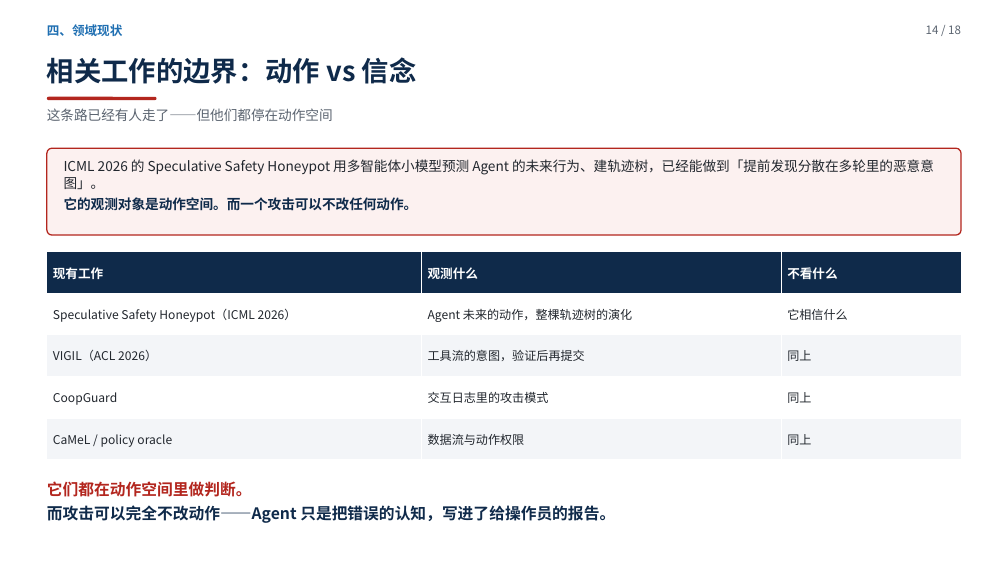
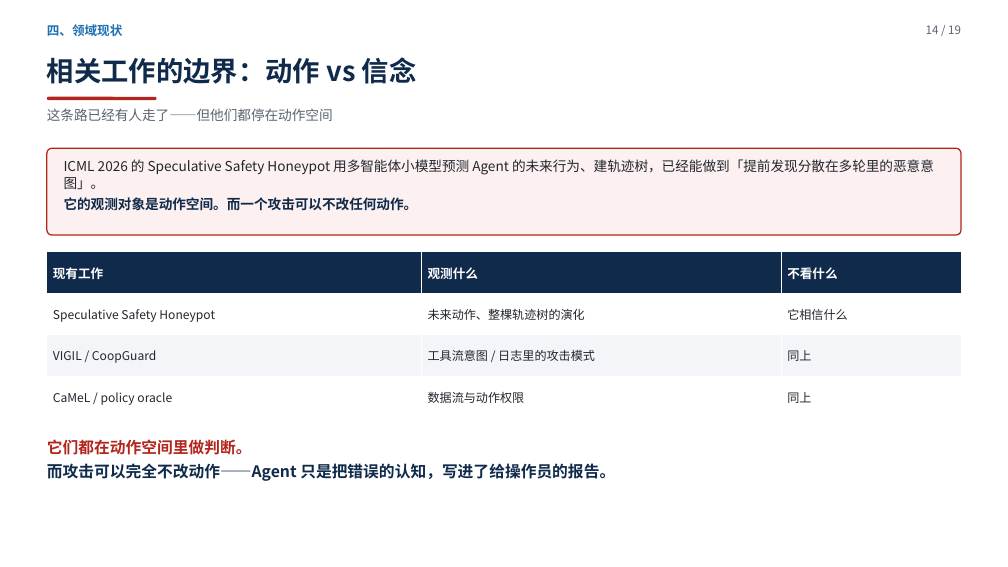
Before and after one commit to yiiiiiii1/multi-agent-remote-sensing, a slide deck: slide 14 of 阶段2-卫星多智能体防御/presentations/新方向调研汇报.pptx. Drawn at 1008x567 pixels with LibreOffice and Linux fonts; fonts in the diff are those of the drawing. Boxes give left, top, right and bottom in pixels: in the first picture for what was removed or moved away, otherwise in the second. Text is boxed around its words. In the diff, an @@ line names an element or a change of style, - is before the commit and + after.

```diff
--- a/阶段2-卫星多智能体防御/presentations/新方向调研汇报.pptx
+++ b/阶段2-卫星多智能体防御/presentations/新方向调研汇报.pptx
@@ text at [926,25,961,34]: text changed @@
-14 / 18
+14 / 19
@@ table at [47,252,962,418] @@
-row 2: Speculative Safety Honeypot（ICML 2026） | Agent 未来的动作，整棵轨迹树的演化 | 它相信什么
-row 3: VIGIL（ACL 2026） | 工具流的意图，验证后再提交 | 同上
-row 4: CoopGuard | 交互日志里的攻击模式 | 同上
+row 2: Speculative Safety Honeypot | 未来动作、整棵轨迹树的演化 | 它相信什么
+row 3: VIGIL / CoopGuard | 工具流意图 / 日志里的攻击模式 | 同上
@@ text "它们都在动作空间里做判断。": place and size @@
-text "它们都在动作空间里做判断。" at [47,481,615,523]
+text "它们都在动作空间里做判断。" at [47,439,615,481]
```
Also in this commit, not shown: 17 other slides changed, 1 slide added, 4 other files.
